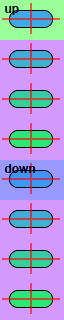
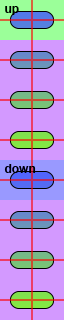
Before/after of a 64 × 320 layered artwork. What changed in the layer stack:
painted on "crosshairs" over [0,0,64,320]
painted on "button outlines" (1st of 2) over [9,10,54,149]
painted on "button outlines" (2nd of 2) over [9,170,54,309]
